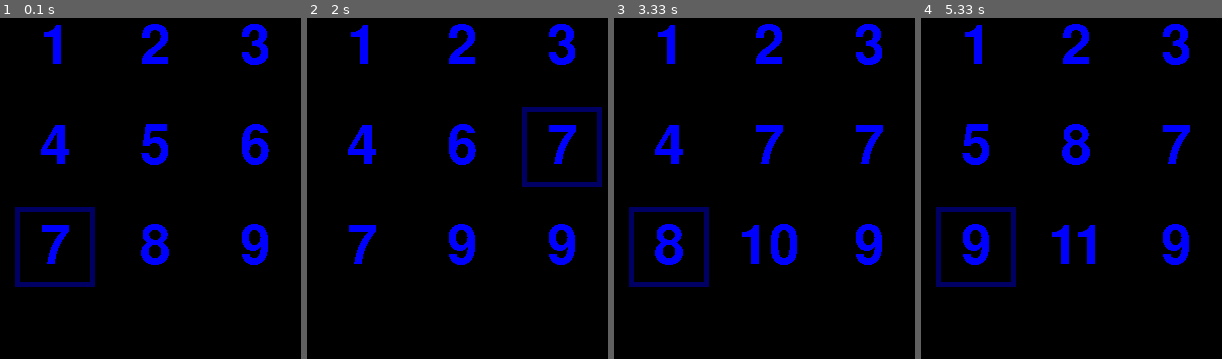
Above: before the commit, frames 1-4 (left to right).
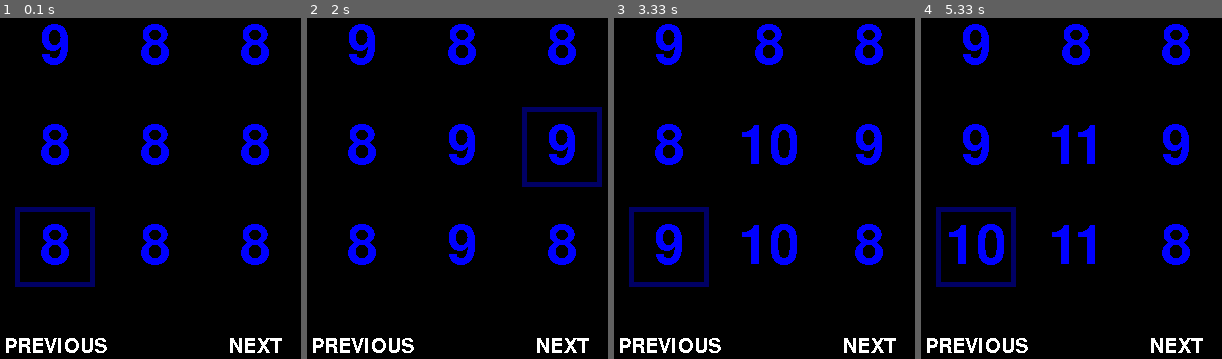
Above: after the commit, the same moments.

Repository: saurabhkr132/Pygame
Game: pygame game, started from game1/game.py
The game is run twice, just before and just after one commit, with the same random seed, the same clock (stepped at 60 frames per second) and the same inputs.
Inputs (mouse positions are in pixels of both pictures, inside the frame that each line leads up to):
- Up to frame 1 (0.1 s): no input
- Up to frame 2 (2 s): click (562, 345) at 0.38 s, where only the run after the commit has a clickable "NEXT"; click (361, 345) at 0.72 s, where only the run after the commit has a clickable "PREVIOUS"; hold Right 1-1.47 s; hold Up 1.5-1.8 s; hold Right from 1.83 s (still down)
- Up to frame 3 (3.33 s): release Right at 2.3 s; hold Left 2.33-2.87 s; hold Down 2.9-3.2 s; hold Left from 3.23 s (still down)
- Up to frame 4 (5.33 s): release Left at 3.63 s; hold Up 3.67-4.03 s; hold Right 4.07-4.7 s; hold Down 4.73-5.1 s; hold Left from 5.13 s (still down)

The runs differ from the first frame. In frame 1, 4.0% of the frame differs, in the area x 1-94%, y 1-99%; in frame 2, 4.4%; in frame 3, 4.9%; in frame 4, 5.4%.

Commit message:
Added levels

Diff:
--- a/game1/game.py
+++ b/game1/game.py
@@ -13,21 +13,41 @@
 win = pygame.display.set_mode((screenHeight,screenWidth))
 
 font = pygame.font.Font(None, 80)
+bFont = pygame.font.Font(None, 30)
 
 
-level1 = [7,1,2,3,4,5,6,7,8,9]
-level2 = [2,6,4,5,3,5,7,8,4,4]
-level3 = [4,5,8,9,3,5,6,8,6,3]
+# levels-and-pointer
+level1 = [7,9,8,8,8,8,8,8,8,8]
+level2 = [2,6,4,5,3,0,7,8,4,4]
+level3 = [4,5,9,9,3,2,5,2,6,3]
+level4 = [9,5,3,9,3,5,6,4,6,1]
+level5 = [8,5,8,9,3,0,6,8,6,3]
+level6 = [3,6,8,9,3,5,6,7,6,5]
+level7 = [2,5,2,9,3,1,6,8,6,7]
 
-current_level = level1
+levels = [level1,level2,level3,level4,level5,level6,level7]
+
+levelI = 0
+current_level = levels[levelI]
 pointer = current_level[0]
 
 #game variables
 gameOver = False
+# pos = pygame.mouse.get_pos()
+
+# buttons
+nextBText = bFont.render("NEXT",False,(255,255,255))
+nextB = nextBText.get_rect(center = (350,450))
+previousBText = bFont.render("PREVIOUS",False,(255,255,255))
+previousB = previousBText.get_rect(center = (150,450))
+gameOverText1 = font.render("GAME OVER!",False,(255,255,255))
+gameOverText = gameOverText1.get_rect(center = (250,250))
 
 
+
+###########################################  GAME STARTS HERE  ###########################################
 while(not gameOver):
-
+  print("Game Runing")
   game_over = True
 
   # pointer-border
@@ -41,32 +61,110 @@
       textRect = text.get_rect(center = (100*(j+1)+50,100*(i+1)+50))
       win.blit(text, textRect)
 
+   # rendering-buttons
+  win.blit(nextBText, nextB)
+  win.blit(previousBText, previousB)
 
-  # key-press-event
+
+
+
+  # button-key-press-event
     # keys = pygame.key.get_pressed()
   for event in pygame.event.get():
     if event.type == pygame.QUIT:
-      # run = False
+      print("Game closed! GOOD BYE")
       pygame.quit()
+
+    if event.type == pygame.MOUSEBUTTONDOWN:
+        # print(event.pos)
+        if nextB.collidepoint(event.pos):
+            if levelI < 6:
+              print("NEXT")
+              levelI += 1
+              print(levelI)
+              current_level = levels[levelI]
+        if previousB.collidepoint(event.pos):
+            if levelI > 0:
+              print("PREVIOUS")
+              levelI -= 1
+              print(levelI)
+              current_level = levels[levelI]
+
+
 
     if event.type == pygame.KEYDOWN:
       if event.key == pygame.K_UP and pointer>3:
         pointer -= 3
-        print("up pressed")
+        print("Up pressed")
         current_level[pointer] += 1
       if event.key == pygame.K_DOWN and pointer<7:
         pointer += 3
-        print("down pressed")
+        print("Down pressed")
         current_level[pointer] += 1
       if event.key == pygame.K_LEFT and pointer!=1 and pointer!=4 and pointer!=7:
         pointer -= 1
-        print("left pressed")
+        print("Left pressed")
         current_level[pointer] += 1
       if event.key == pygame.K_RIGHT and pointer!=3 and pointer!=6 and pointer!=9:
         pointer += 1
-        print("right pressed")
+        print("Right pressed")
         current_level[pointer] += 1
       print("Pointer at", (pointer))
 
+  # game-over-logic
+  if(current_level[1] == current_level[2] == current_level[3]== current_level[4] == current_level[5] == current_level[6] == current_level[7] == current_level[8] == current_level[9]):
+    gameOver = True
+
+
+###########################################  GAME OVER  ###########################################
+  while(gameOver):
+    print("GAME OVER")
+    pygame.draw.rect(win, (0, 0, 70), (((pointer-1)%3)*100+110,((pointer-1)//3)*100+110,80,80))
+    pygame.draw.rect(win, (0, 0, 0), (((pointer-1)%3)*100+115,((pointer-1)//3)*100+115,70,70))
+
+    # rendering-numbers
+    for i in range(3):
+      for j in range(3):
+        text = font.render(str(current_level[(i*3)+(j+1)]),False,(0,0,155))
+        textRect = text.get_rect(center = (100*(j+1)+50,100*(i+1)+50))
+        win.blit(text, textRect)
+
+    # rendering-buttons
+    win.blit(nextBText, nextB)
+    win.blit(previousBText, previousB)
+    win.blit(gameOverText1, gameOverText)
+
+
+    # button-key-press-event
+    for event in pygame.event.get():
+      if event.type == pygame.QUIT:
+        print("Game closed! GOOD BYE")
+        pygame.quit()
+
+      if event.type == pygame.MOUSEBUTTONDOWN:
+          if nextB.collidepoint(event.pos):
+              if levelI < 6:
+                print("NEXT")
+                levelI += 1
+                print(levelI)
+                current_level = levels[levelI]
+                gameOver = False
+          if previousB.collidepoint(event.pos):
+              if levelI > 0:
+                print("PREVIOUS")
+                levelI -= 1
+                print(levelI)
+                current_level = levels[levelI]
+                gameOver = False
+
+
+    pygame.display.update()
+    win.fill((0,0,0))
+
+
+
+
+
+
   pygame.display.update()
   win.fill((0,0,0))
